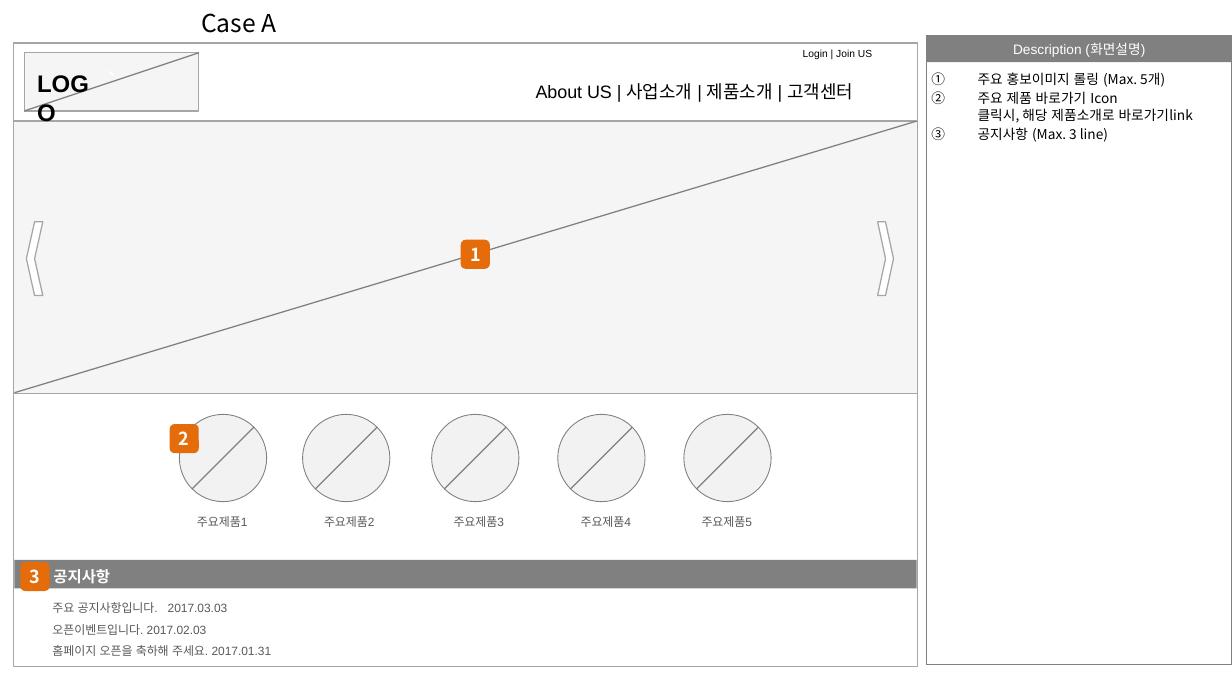
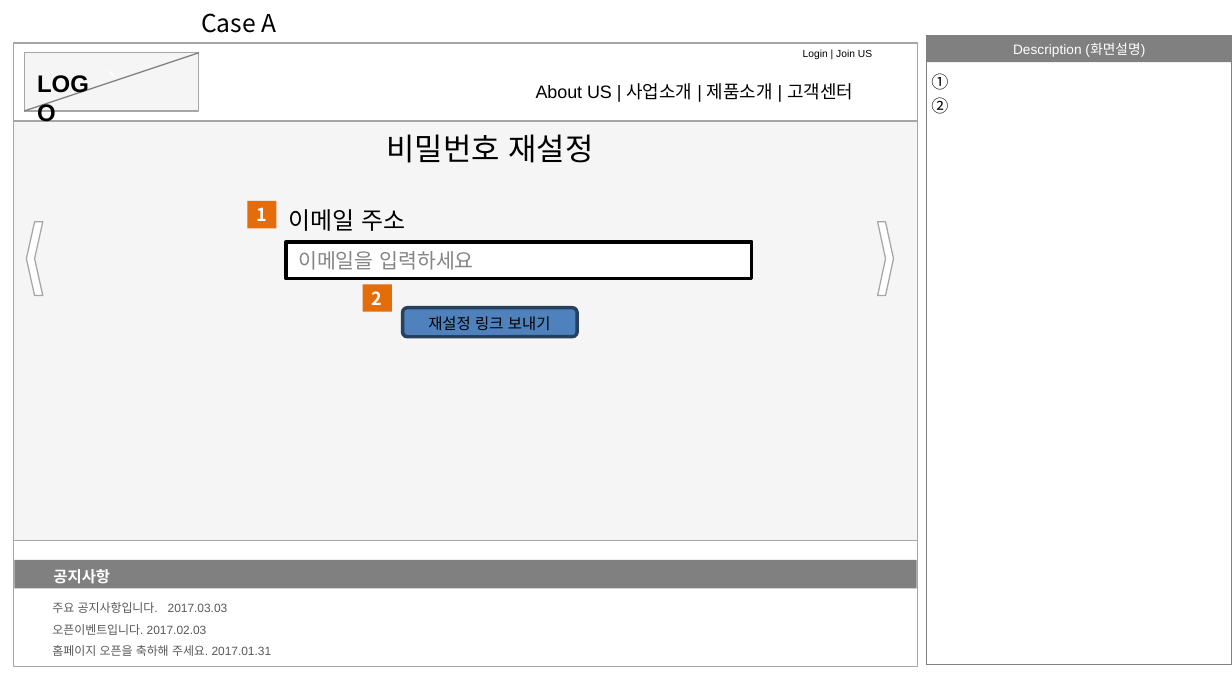
Before and after one commit to moim5/moida-general, a slide deck: slide 3 of documents/storyBoard/JuHyenjun/jhj_Story_Board.pptx (slide 1 before the commit). Drawn at 1232x693 pixels with LibreOffice and Linux fonts; fonts in the diff are those of the drawing. Boxes give left, top, right and bottom in pixels: in the first picture for what was removed or moved away, otherwise in the second. Text is boxed around its words. In the diff, an @@ line names an element or a change of style, - is before the commit and + after.

```diff
--- a/documents/storyBoard/JuHyenjun/jhj_Story_Board.pptx
+++ b/documents/storyBoard/JuHyenjun/jhj_Story_Board.pptx
@@ text at (931, 73, 948, 114): text changed; size 8 to 10 pt @@
-1. 주요 홍보이미지 롤링 (Max. 5개)
-2. 주요 제품 바로가기 Icon
-   클릭시, 해당 제품소개로 바로가기link
-3. 공지사항 (Max. 3 line)
+①
+②
@@ rectangle "`": place and size @@
-rectangle "`" at (14, 121, 918, 393)
+rectangle "`" at (14, 121, 918, 540)
@@ line removed from (917, 121) to (15, 393) @@
@@ text added at (386, 134, 593, 163), 18 pt, text #000000 @@
+비밀번호 재설정
@@ rounded rectangle "1": place and size @@
-rounded rectangle "1" at (461, 240, 490, 270)
+rounded rectangle "1" at (248, 201, 277, 228)
@@ rounded rectangle "1" at (248, 201, 277, 228): proportions changed @@
@@ text added at (289, 209, 405, 231), 14 pt, text #000000 @@
+이메일 주소
@@ rectangle added at (286, 241, 752, 278), fill #FFFFFF, outline #000000 2 pt @@
@@ text added at (298, 251, 473, 270), 12 pt, text #858585 @@
+이메일을 입력하세요
@@ rounded rectangle "2" at (362, 285, 392, 312): proportions changed @@
@@ rounded rectangle "2": place and size @@
-rounded rectangle "2" at (170, 424, 200, 453)
+rounded rectangle "2" at (362, 285, 392, 312)
@@ rounded rectangle added at (403, 308, 578, 338), fill #4F81BD, outline #27405E 2 pt @@
@@ text added at (428, 316, 551, 330), 9 pt, text #000000 @@
+재설정 링크 보내기
@@ ellipse removed at (180, 414, 267, 501) @@
@@ ellipse removed at (303, 414, 391, 501) @@
@@ ellipse removed at (431, 414, 519, 501) @@
@@ ellipse removed at (558, 414, 646, 501) @@
@@ ellipse removed at (684, 414, 771, 501) @@
@@ line removed from (254, 428) to (192, 489) @@
@@ line removed from (377, 428) to (315, 489) @@
@@ line removed from (506, 428) to (445, 489) @@
@@ line removed from (632, 428) to (570, 489) @@
@@ line removed from (759, 428) to (697, 489) @@
@@ text removed at (197, 516, 248, 527) @@
-주요제품1
@@ text removed at (324, 516, 375, 527) @@
-주요제품2
@@ text removed at (454, 516, 505, 527) @@
-주요제품3
@@ text removed at (581, 516, 632, 527) @@
-주요제품4
@@ text removed at (702, 516, 753, 527) @@
-주요제품5
@@ rounded rectangle removed at (21, 562, 51, 591) @@
-3
```
Also in this commit, not shown: 1 other slide changed, 3 slides added.
